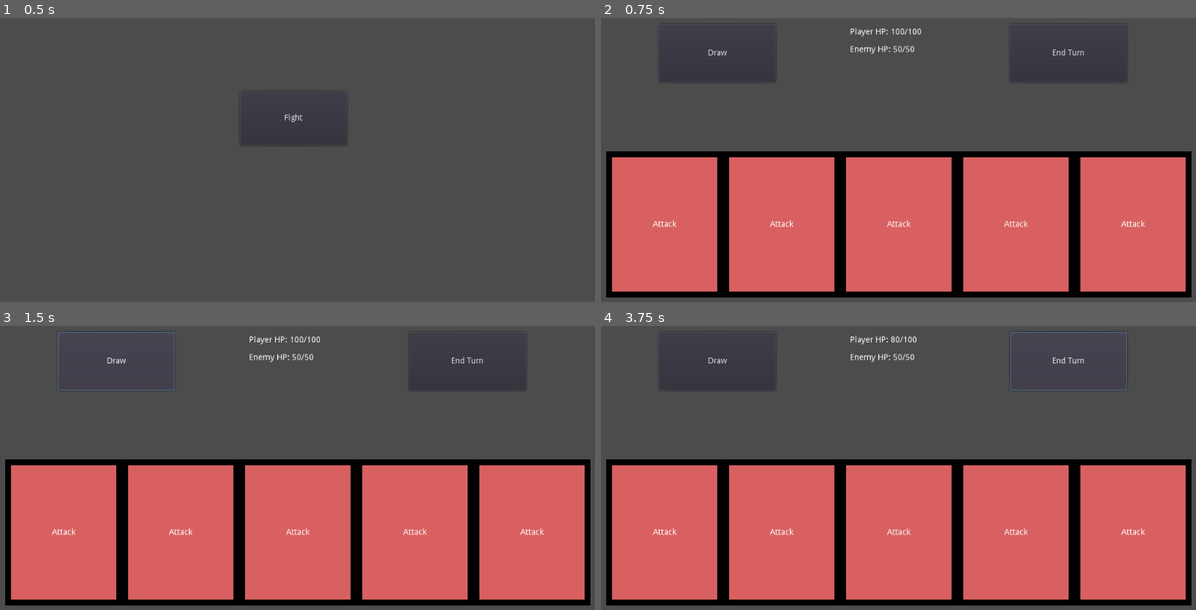
Above: before the commit, frames 1-4 (two rows, left to right).
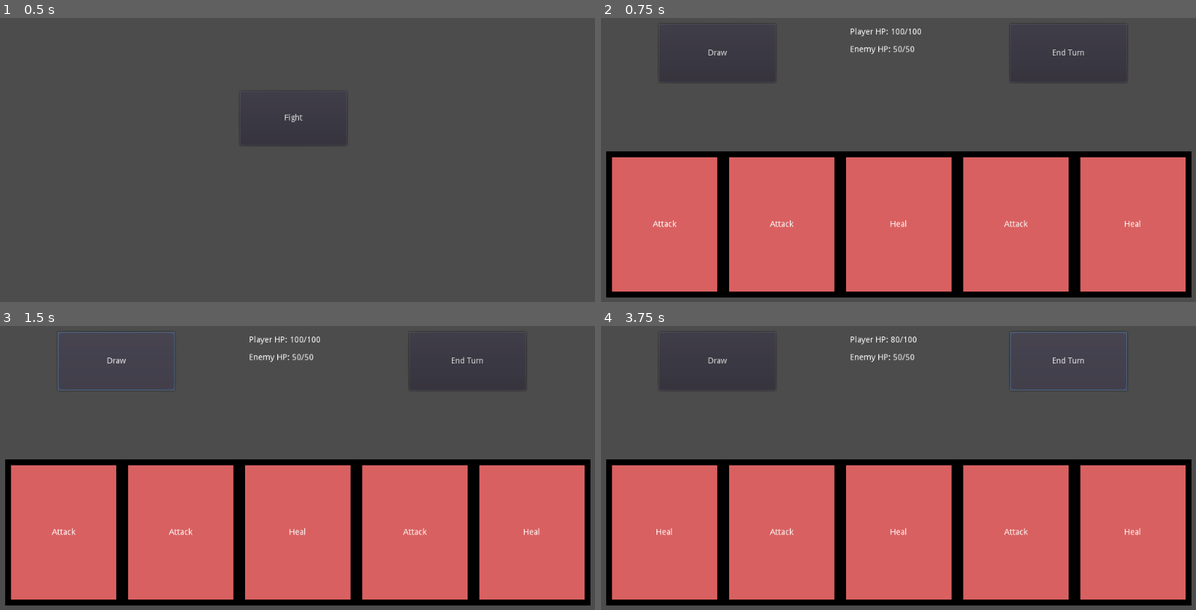
Above: after the commit, the same moments.

Repository: CSCI-C292/final-project-citrusrh
Game: Godot game, scene res://Map.tscn
Two runs of this game, one before a commit and one after it. Both use one fixed random seed, a clock stepped at 60 frames per second and the inputs below.
Inputs:
- Up to frame 1 (0.5 s): no input
- Up to frame 2 (0.75 s): click "Fight" at 0.5 s
- Up to frame 3 (1.5 s): click "Draw" at 1.25 s
- Up to frame 4 (3.75 s): click "End Turn" at 2 s; click "Draw" at 2.75 s; click "End Turn" at 3.5 s

Frame 1 is identical in both runs. In frame 2, 0.1% of the frame differs, in the area x 48-92%, y 71-74%; in frame 3, 0.1%; in frame 4, 0.2%, in the area x 8-92%, y 71-74%.

Commit message:
milestone 3

Diff:
--- a/Cards/CardManager.gd
+++ b/Cards/CardManager.gd
@@ -1,12 +1,11 @@
 extends Node
 
 
-enum CARDS {Attack, Defend}
 
-# Template: {Enum : [Type, Amplitude/Power, Cost, Name]}
-export onready var CARDS_DATA = {CARDS.Attack : ["Attack", 10, 1, "Attack"], CARDS.Defend : ["Defend", 10, 1, "Defend"]}
+# Template: {Enum : [Name, Amplitude/Power, Cost, Type]}
+export onready var CARDS_DATA = [["Attack", 10, 1, "Attack"], ["Heal", 10, 1, "Heal"]]
 
-onready var deck = ["Attack","Attack","Attack","Attack","Attack","Attack","Attack","Attack"]
+onready var deck = ["Attack","Attack","Heal","Attack","Heal","Attack","Heal","Heal"]
 
 var maxMana = 3
 var currentMana = 3
@@ -16,5 +15,8 @@
 var hand = []
 var discardPile = []
 
+signal damageDealt(amount)
+signal healthRestored(amount)
+
 func _ready():
 	pass
--- a/Cards/CardTemplate.gd
+++ b/Cards/CardTemplate.gd
@@ -9,7 +9,9 @@
 	else:
 		CardManager.drawPile = CardManager.discardPile
 		CardManager.discardPile = []
-		$Name.text = CardManager.drawPile.pop_front()
+		var cardDrawn = CardManager.drawPile.pop_front()
+		$Name.text = cardDrawn
+		CardManager.hand.append(cardDrawn)
 
 
 # Called every frame. 'delta' is the elapsed time since the previous frame.
@@ -21,6 +23,14 @@
 	if(CardManager.currentMana > 0):
 		CardManager.currentMana -= 1
 		print("Played " + $Name.text)
+		for i in CardManager.CARDS_DATA:
+			if i[0] == $Name.text:
+				if i[3] == "Attack":
+					var amount = i[1]
+					CardManager.emit_signal("damageDealt", amount)
+				if i[3] == "Heal":
+					var amount = i[1]
+					CardManager.emit_signal("healthRestored", amount)
 		CardManager.discardPile.append($Name.text)
 		CardManager.hand.remove(CardManager.hand.find($Name.text))
 		self.queue_free()
--- a/Fight.gd
+++ b/Fight.gd
@@ -8,10 +8,14 @@
 var enemyMaxHealth = 50
 var enemyCurrentHealth = 50
 
+func _ready():
+	CardManager.connect("damageDealt", self, "_on_damageDealt")
+	CardManager.connect("healthRestored", self, "_on_healthRestored")
+
 
 func _enter_tree():
 	enemyCurrentHealth = enemyMaxHealth
-	CardManager.drawPile = CardManager.deck
+	CardManager.drawPile = CardManager.deck.duplicate()
 	CardManager.discardPile = []
 	CardManager.hand = []
 	var i = 0
@@ -54,3 +58,16 @@
 	CardManager.currentMana = CardManager.maxMana
 	playerCurrentHealth -= 10
 	print("Enemy applies 10 damage to player.")
+
+
+func _on_damageDealt(amount):
+	enemyCurrentHealth -= amount
+	if enemyCurrentHealth <= 0:
+		_on_EndTurn_pressed()
+		get_tree().change_scene("res://Rewards.tscn")
+
+
+func _on_healthRestored(amount):
+	playerCurrentHealth += amount
+	if playerCurrentHealth > playerMaxHealth:
+		playerCurrentHealth = playerMaxHealth
--- /dev/null
+++ b/Rewards.gd
@@ -0,0 +1,15 @@
+extends Control
+
+
+func _ready():
+	pass
+
+
+func _on_Attack_pressed():
+	CardManager.deck.append("Attack")
+	get_tree().change_scene("res://Map.tscn")
+
+
+func _on_Heal_pressed():
+	CardManager.deck.append("Heal")
+	get_tree().change_scene("res://Map.tscn")
--- /dev/null
+++ b/Rewards.tscn
@@ -0,0 +1,44 @@
+[gd_scene load_steps=2 format=2]
+
+[ext_resource path="res://Rewards.gd" type="Script" id=1]
+
+[node name="Rewards" type="Control"]
+anchor_right = 1.0
+anchor_bottom = 1.0
+margin_left = 1.25989
+margin_right = 1.25989
+script = ExtResource( 1 )
+__meta__ = {
+"_edit_use_anchors_": false
+}
+
+[node name="Text" type="Label" parent="."]
+margin_left = 301.121
+margin_top = 153.71
+margin_right = 448.121
+margin_bottom = 167.71
+rect_scale = Vector2( 3, 3 )
+text = "Rewards (Choose One):"
+
+[node name="Attack" type="Button" parent="."]
+margin_left = 370.417
+margin_top = 255.764
+margin_right = 523.417
+margin_bottom = 275.764
+rect_scale = Vector2( 2, 2 )
+text = "Add an Attack to Deck"
+align = 0
+
+[node name="Heal" type="Button" parent="."]
+margin_left = 370.417
+margin_top = 355.764
+margin_right = 523.417
+margin_bottom = 375.764
+rect_scale = Vector2( 2, 2 )
+text = "Add a Heal to Deck"
+align = 0
+__meta__ = {
+"_edit_use_anchors_": false
+}
+[connection signal="pressed" from="Attack" to="." method="_on_Attack_pressed"]
+[connection signal="pressed" from="Heal" to="." method="_on_Heal_pressed"]
